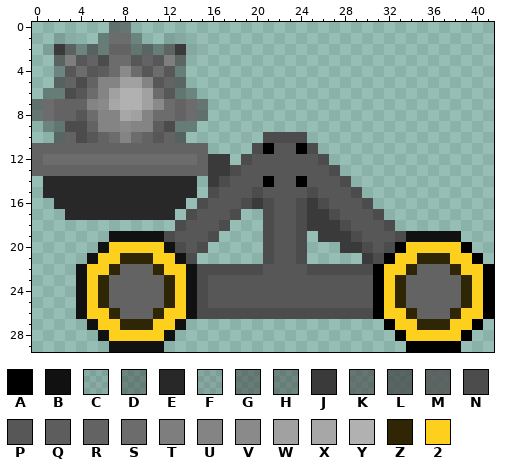
One commit to this pixel-art sprite: Items/DartMonkey/DartMonkey400.png. Above, as it was before the edit.
The file is 42x30 pixels. Pixels under 10% opacity are left out. Colours within 5 levels of each other are drawn and written as one.
Palette (. is transparent): A #000000  B #111111  C #1b1b1b1b  D #2222225e  E #282828  F #2d2d2d26  G #3838387d  H #3939396f  J #3a3a3a  K #3f3f3f90  L #404040b4  M #4c4c4cc6  N #4c4c4c  P #575757  Q #5d5d5d  R #636363  S #6c6c6c  T #7e7e7e  U #848484  V #8a8a8a  W #a1a1a1  X #a7a7a7  Y #b1b1b1  Z #2e2605  2 #fed01e
The result:
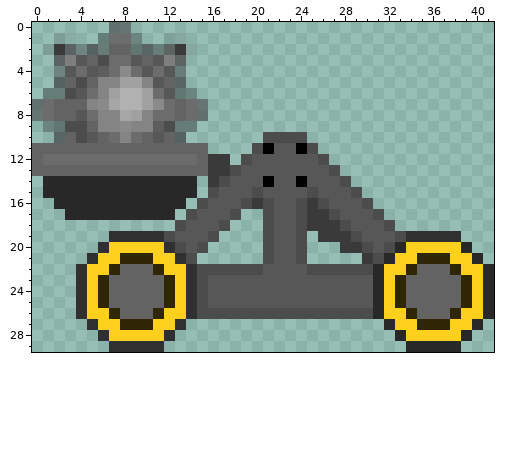
The author wrote: bottom path dart done
Diff:
Colour B changes from #111111 to #303030.
The edit turns colour A into colour E in row 20 at x 33 and 39; in row 21 at x 32 and 40; in rows 22 to 26 at x 31 and 41; in row 27 at x 32 and 40; in row 28 at x 33 and 39; in row 29 at x 34 to 38.
Changed places in both pictures, as pixel boxes (x1, y1, x2, y2):
changed: (76, 231, 197, 352)
changed: (373, 231, 494, 352)
